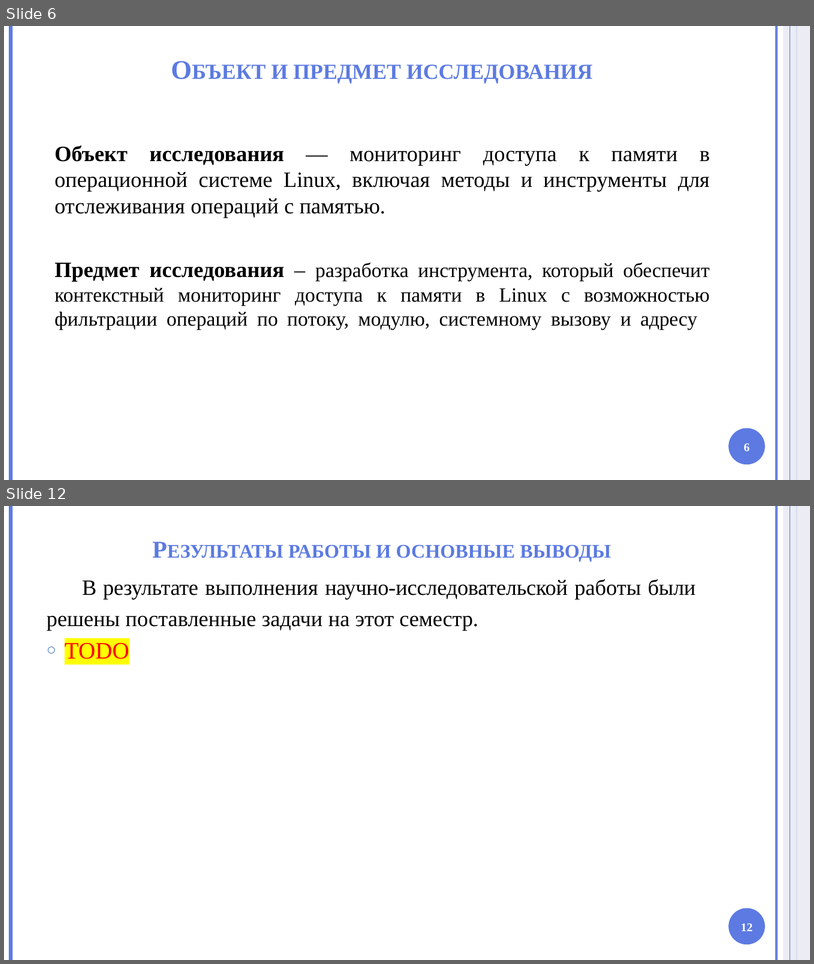
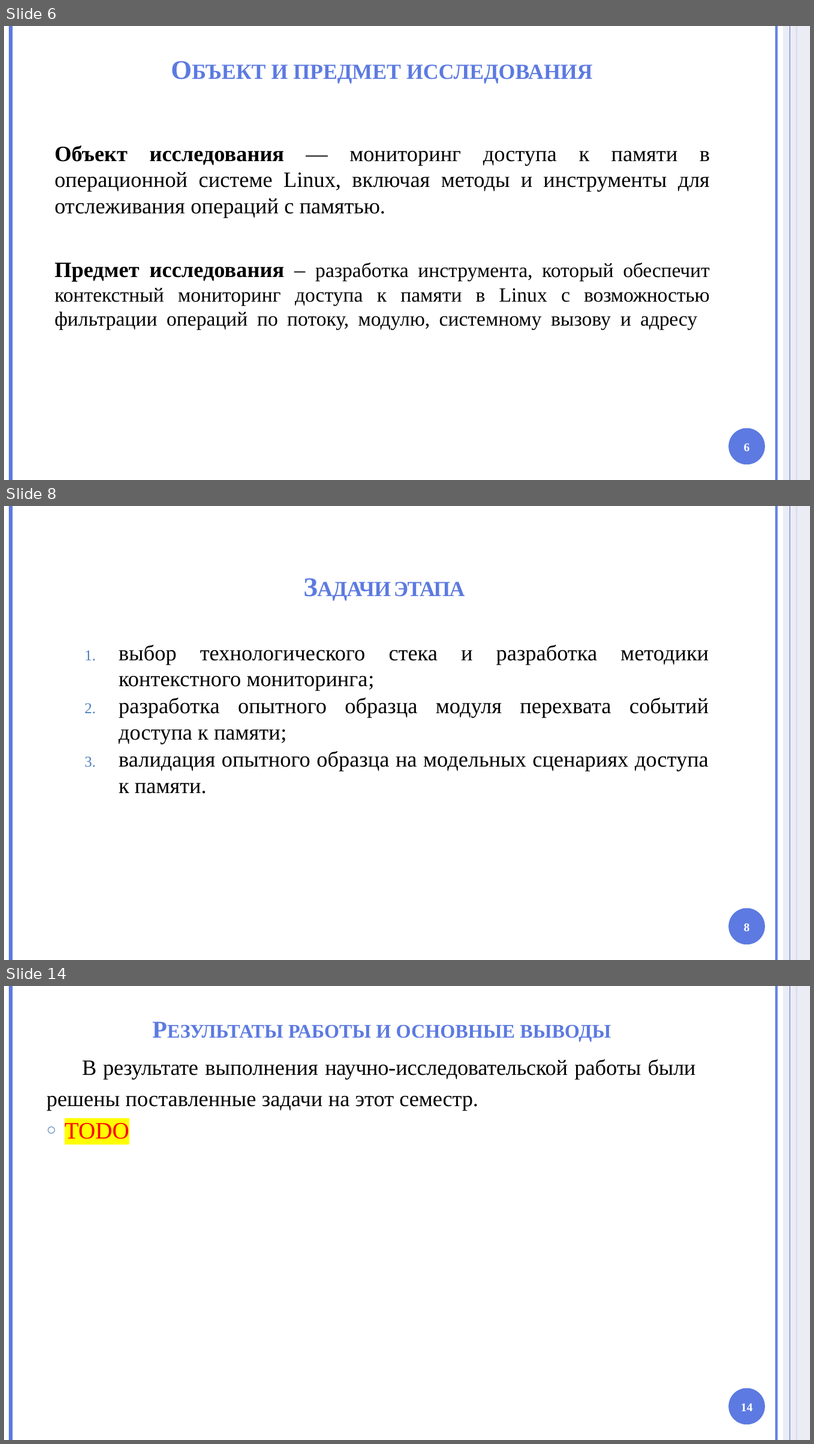
Before and after one commit to HotHeadd/nir_mephi, a slide deck: part2/Презентация.pptx. Shown one above the other, each under a label of ours: slides 6 and 12 before the commit, slides 6, 8 and 14 after it; the slides between them are not shown. The pictures are 814x964 and 814x1444 pixels, drawn with LibreOffice and Linux fonts; fonts in the diff are those of the drawing; background and template pictures are left out. Boxes give left, top, right and bottom in pixels: in the first picture for what was removed or moved away, otherwise in the second. Text is boxed around its words. In the diff, an @@ line names an element or a change of style, - is before the commit and + after.

```diff
--- a/part2/Презентация.pptx
+++ b/part2/Презентация.pptx
@@ slide 8 added at (x1=4, y1=506, x2=810, y2=960), background #FFFFFF; not listed: 6 template elements that a slide beside it also shows @@
@@ title added at (x1=394, y1=582, x2=465, y2=597), 32 pt, text #5C7AE1, bold, small capitals @@
+Задачи этапа
@@ text added at (x1=119, y1=645, x2=709, y2=793), 26 pt, text #000000 @@
+  1. выбор технологического стека и разработка методики контекстного мониторинга;
+  2. разработка опытного образца модуля перехвата событий доступа к памяти;
+  3. валидация опытного образца на модельных сценариях доступа к памяти.
@@ page number added at (x1=744, y1=923, x2=750, y2=931), 14 pt, text #FFFFFF, bold @@
+8
@@ what was slide 12 is now slide 14 @@
@@ page number at (x1=741, y1=1403, x2=753, y2=1411): text changed @@
-12
+14
```
Also in this commit, not shown: 2 slides changed, 5 other slides added, 4 slides removed, 32 other files.
